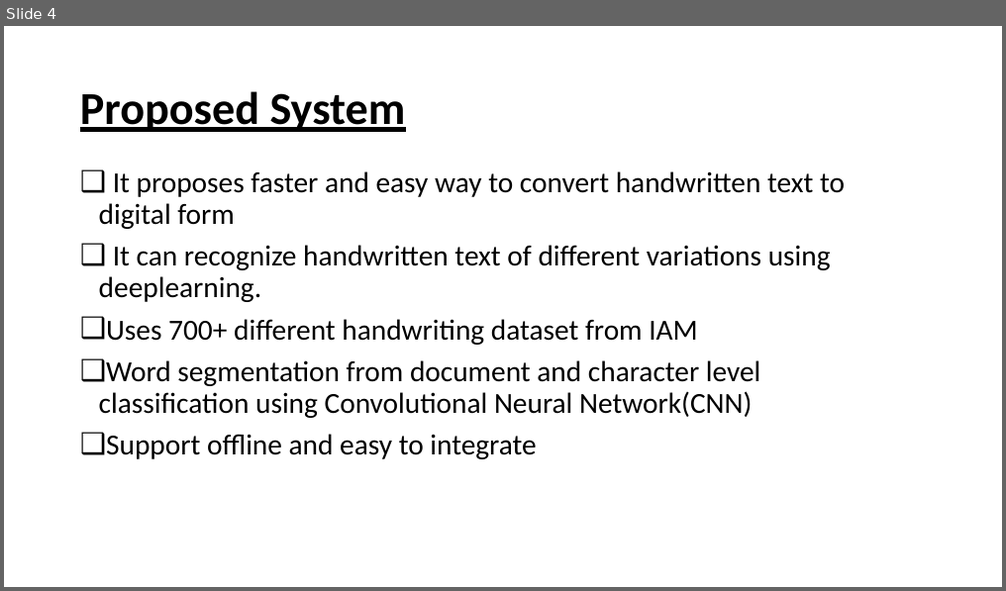
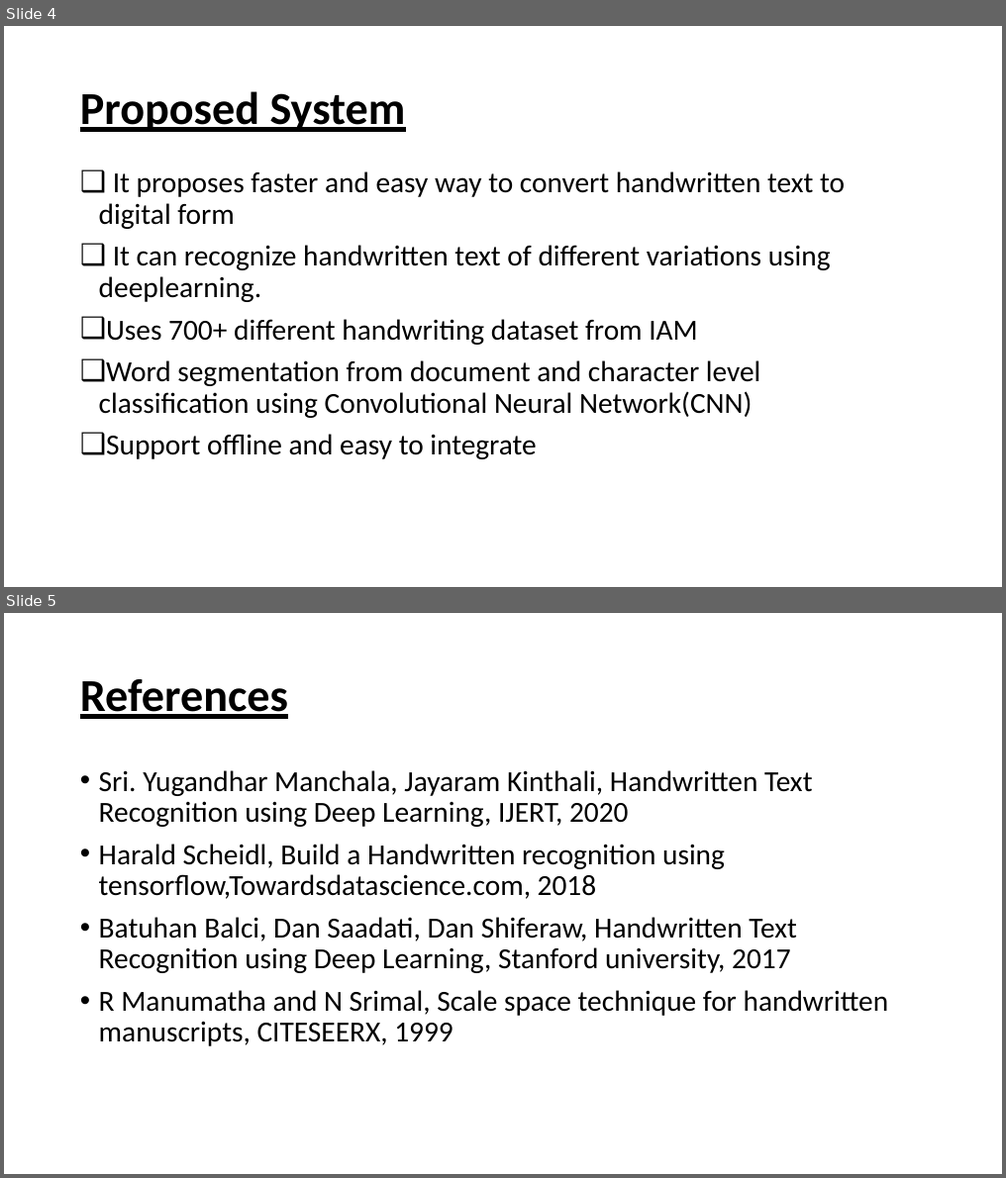
Before and after one commit to harisreedhar/Handwritten-Document-Recognition, a slide deck: Documents/presentation.pptx. Shown one above the other, each under a label of ours: slide 4 before the commit, slides 4 and 5 after it. The pictures are 1006x591 and 1006x1178 pixels, drawn with LibreOffice and Linux fonts; fonts in the diff are those of the drawing. Boxes give left, top, right and bottom in pixels: in the first picture for what was removed or moved away, otherwise in the second. Text is boxed around its words. In the diff, an @@ line names an element or a change of style, - is before the commit and + after.

```diff
--- a/Documents/presentation.pptx
+++ b/Documents/presentation.pptx
@@ slide 5 added at (4, 613, 1002, 1174), background #FFFFFF @@
@@ title added at (80, 679, 288, 719), 44 pt, text #000000, bold, underline @@
+References
@@ text added at (99, 770, 889, 1047), 28 pt, text #000000 @@
+• Sri. Yugandhar Manchala, Jayaram Kinthali, Handwritten Text Recognition using Deep Learning, IJERT, 2020
+• Harald Scheidl, Build a Handwritten recognition using tensorflow,Towardsdatascience.com, 2018
+• Batuhan Balci, Dan Saadati, Dan Shiferaw, Handwritten Text Recognition using Deep Learning, Stanford university, 2017
+• R Manumatha and N Srimal, Scale space technique for handwritten manuscripts, CITESEERX, 1999
```
